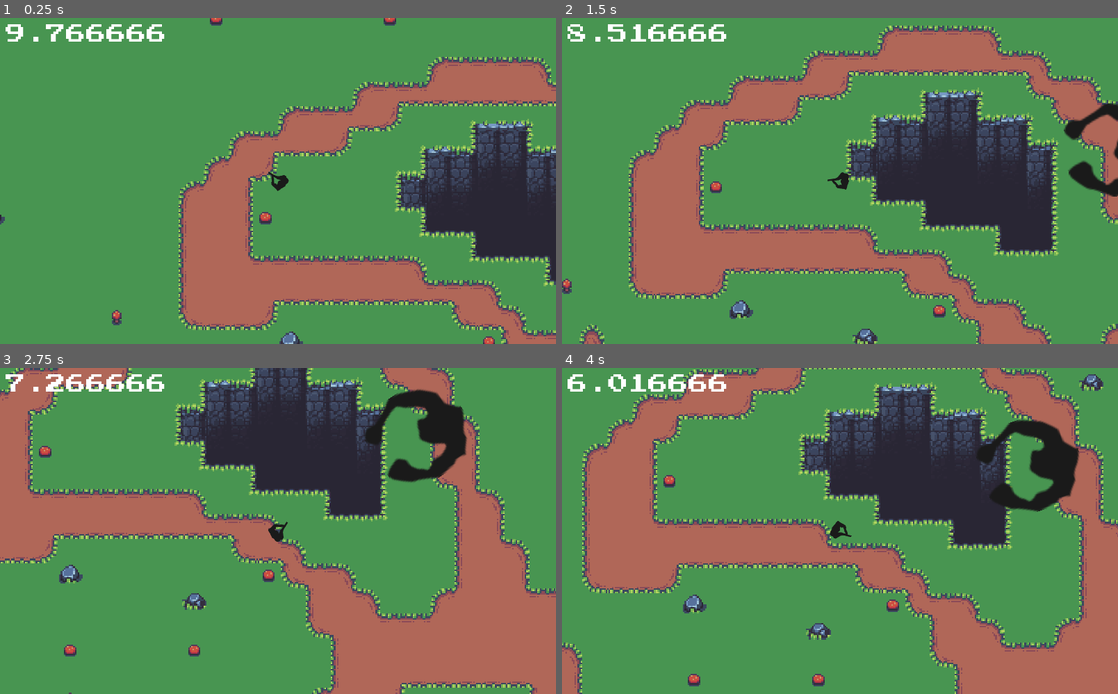
Above: before the commit, frames 1-4 (two rows, left to right).
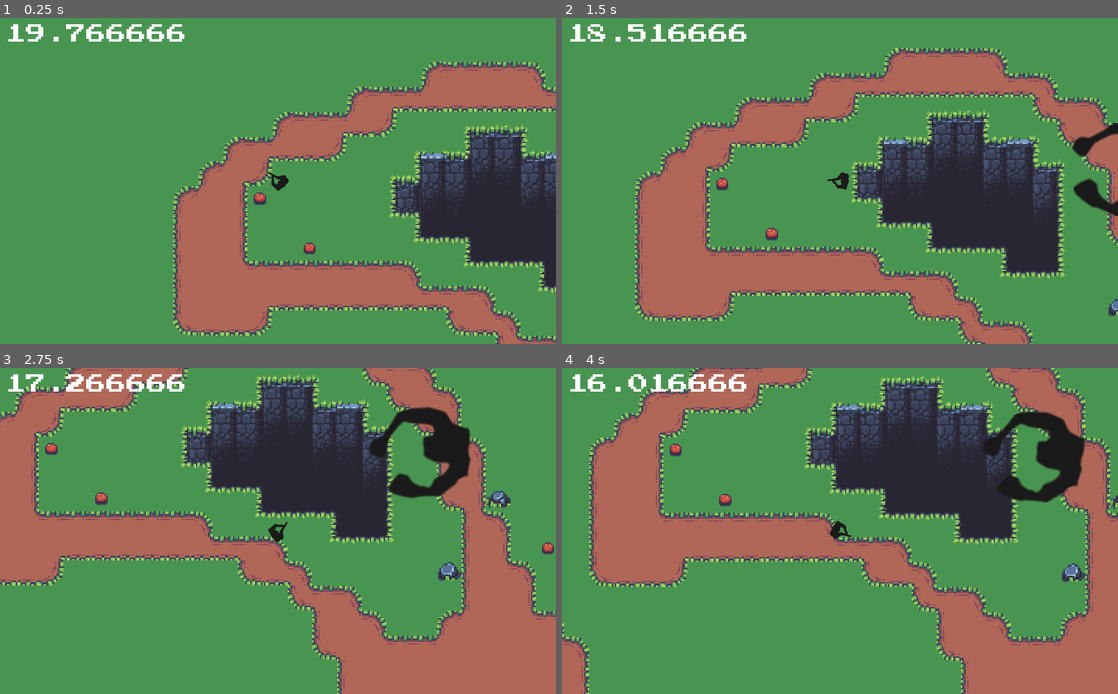
Above: after the commit, the same moments.

Repository: whoisEllie/GMTKJam_2022
Game: Godot game, scene res://Levels/LevelScene.tscn
The game is run twice, just before and just after one commit, with the same random seed, the same clock (stepped at 60 frames per second) and the same inputs. This scene is started directly instead of the project's main scene.
Inputs (mouse positions are in pixels of both pictures, inside the frame that each line leads up to):
- Up to frame 1 (0.25 s): no input
- Up to frame 2 (1.5 s): tap Enter (ui_accept) at 0.5, 0.77 s; move the mouse to (828, 40) at 0.52 s; hold D (move_right) 0.53-1.28 s; click (828, 40) at 0.6 s; move the mouse to (728, 197) at 1.27 s; hold S (move_down) from 1.28 s (still down); click (728, 197) at 1.35 s
- Up to frame 3 (2.75 s): tap Enter (ui_accept) at 1.52 s; move the mouse to (333, 459) at 2.02 s; release S (move_down) at 2.03 s; hold D (move_right) from 2.03 s (still down); click (333, 459) at 2.1 s
- Up to frame 4 (4 s): move the mouse to (812, 596) at 2.77 s; release D (move_right) at 2.78 s; hold W (move_up) 2.78-3.53 s; click (812, 596) at 2.85 s; tap Enter (ui_accept) at 3.02, 3.77 s; move the mouse to (1006, 579) at 3.52 s; hold A (move_left) from 3.53 s (still down); click (1006, 579) at 3.6 s

The runs differ from the first frame. In frame 1, 15% of the frame differs, in the area x 0-100%, y 0-100%; in frame 2, 36%, in the area x 0-100%, y 1-100%; in frame 3, 31%; in frame 4, 22%.

Commit message:
final main game loop feat. collectible dice

Diff:
--- a/DiceIt/Levels/BoardGameScene.gd
+++ b/DiceIt/Levels/BoardGameScene.gd
@@ -21,6 +21,10 @@
 		$BoardGamePlayer.transform = vars.tile_set[vars.current_tile].get_transform()
 	target_tile = vars.current_tile
 	target_position = vars.tile_set[vars.current_tile].position
+
+	target_tile = target_tile + roll_dice(vars.collected_dice)
+	vars.collected_dice = 0
+	move_forward_one()
 
 func _input(event):
 	# only for debug!!!
--- a/DiceIt/Levels/LevelScene.gd
+++ b/DiceIt/Levels/LevelScene.gd
@@ -1,11 +1,16 @@
 extends Node2D
 
+const DICE_AMOUNT = 3
+const DicePickup = preload("res://Scenes/DicePickup.tscn")
+
 var noise
-var map_size = Vector2(300, 200)
+var map_size = Vector2(50, 50)
 var grass_cap = 0.5
 var road_caps = Vector2(0.3, 0.05)
 var environment_caps = Vector3(0.4, 0.3, 0.04)
 var timer = Timer.new()
+
+var dice = []
 
 signal level_changed(level_name)
 
@@ -21,9 +26,11 @@
 	make_environment_map()
 	make_background()
 	fill_rest()
+	spawn_dice()
+	draw_rect(Rect2(Vector2(0,0), map_size*16), Color(255, 0, 0, 255), true, 16.0)
 
 	timer.connect("timeout", self, "change_scene")
-	timer.wait_time = 10.0
+	timer.wait_time = vars.round_time
 	timer.one_shot = true;
 	add_child(timer)
 	timer.start()
@@ -71,6 +78,13 @@
 
 	$Collision.update_bitmask_region(Vector2(0.0, 0.0), Vector2(map_size.x, map_size.y))
 
+func spawn_dice():
+	for i in DICE_AMOUNT:
+		var new_dice = DicePickup.instance()
+		new_dice.position = Vector2(rand_range(0, map_size.x*16), rand_range(0, map_size.y*16))
+		dice.append(new_dice)
+		add_child(new_dice)
+
 
 func change_scene():
 	emit_signal("level_changed", level_name)
--- a/DiceIt/Levels/vars.gd
+++ b/DiceIt/Levels/vars.gd
@@ -6,3 +6,4 @@
 var collected_dice: int = 0
 var tile_ids = []
 var tile_set = []
+var round_time = 20.0
--- a/DiceIt/Player/Player.gd
+++ b/DiceIt/Player/Player.gd
@@ -13,7 +13,7 @@
 	$AudioStreamPlayer2D.stream = ShotgunSound
 
 	timer.connect("timeout", self, "timeout")
-	timer.wait_time = 10.0
+	timer.wait_time = vars.round_time
 	timer.one_shot = true;
 	add_child(timer)
 	timer.start()
@@ -34,6 +34,7 @@
 	var look_vec = get_global_mouse_position() - global_position
 	global_rotation = atan2(look_vec.y, look_vec.x)
 
+	# shooting
 	if Input.is_action_just_pressed("shoot"):
 		if $AudioStreamPlayer2D.is_playing():
 			$AudioStreamPlayer2D.stop()
@@ -43,7 +44,10 @@
 			if ray.is_colliding() and hit_collider.has_method("take_damage"):
 				hit_collider.take_damage(ShotgunDamage)
 
+	# updating time
 	$CanvasLayer/Control/RichTextLabel.text = String(timer.time_left)
+
+	# coin picku
 
 func kill():
 	# Needs implementation, return to global scene
--- a/DiceIt/Player/Player.tscn
+++ b/DiceIt/Player/Player.tscn
@@ -5,15 +5,12 @@
 [ext_resource path="res://UI/Level_UI.tscn" type="PackedScene" id=3]
 
 [sub_resource type="CircleShape2D" id=1]
-radius = 8.0
+radius = 12.0
 
 [node name="Player" type="KinematicBody2D"]
-collision_layer = 2
-collision_mask = 2
+collision_layer = 6
+collision_mask = 4
 script = ExtResource( 1 )
-
-[node name="CollisionShape2D" type="CollisionShape2D" parent="."]
-shape = SubResource( 1 )
 
 [node name="Sprite" type="Sprite" parent="."]
 position = Vector2( 1, 0 )
@@ -56,3 +53,6 @@
 [node name="Control" parent="CanvasLayer" instance=ExtResource( 3 )]
 anchor_right = 0.0
 anchor_bottom = 0.0
+
+[node name="CollisionShape2D" type="CollisionShape2D" parent="."]
+shape = SubResource( 1 )
--- /dev/null
+++ b/DiceIt/Scenes/DicePickup.gd
@@ -0,0 +1,21 @@
+extends Area2D
+
+# Called when the node enters the scene tree for the first time.
+func _ready():
+	pass # Replace with function body.
+
+
+
+
+# Called every frame. 'delta' is the elapsed time since the previous frame.
+#func _process(delta):
+#	pass
+
+
+
+
+func _on_DicePickup_body_entered(body):
+	print("YES")
+	if body.name == "Player":
+		vars.collected_dice += 1
+		queue_free()
--- /dev/null
+++ b/DiceIt/Scenes/DicePickup.tscn
@@ -0,0 +1,25 @@
+[gd_scene load_steps=4 format=2]
+
+[ext_resource path="res://Assets/Dice-Pickup.png" type="Texture" id=1]
+[ext_resource path="res://Scenes/DicePickup.gd" type="Script" id=2]
+
+[sub_resource type="CircleShape2D" id=1]
+radius = 19.0
+
+[node name="Node2D" type="Node2D"]
+
+[node name="DicePickup" type="Area2D" parent="." groups=["dice"]]
+collision_layer = 0
+collision_mask = 4
+script = ExtResource( 2 )
+
+[node name="Sprite" type="Sprite" parent="DicePickup"]
+position = Vector2( 1, 0 )
+scale = Vector2( 0.998504, 1 )
+texture = ExtResource( 1 )
+
+[node name="CollisionShape2D" type="CollisionShape2D" parent="DicePickup"]
+shape = SubResource( 1 )
+
+[connection signal="area_entered" from="DicePickup" to="DicePickup" method="_on_DicePickup_area_entered"]
+[connection signal="body_entered" from="DicePickup" to="DicePickup" method="_on_DicePickup_body_entered"]
--- a/DiceIt/project.godot
+++ b/DiceIt/project.godot
@@ -55,6 +55,7 @@
 
 2d_physics/layer_1="proc_gen"
 2d_physics/layer_2="player"
+2d_physics/layer_3="pickup"
 
 [physics]
 
Binary file added: DiceIt/Assets/Dice-Pickup.png
Not shown, added: DiceIt/Assets/Dice-Pickup.png.import
